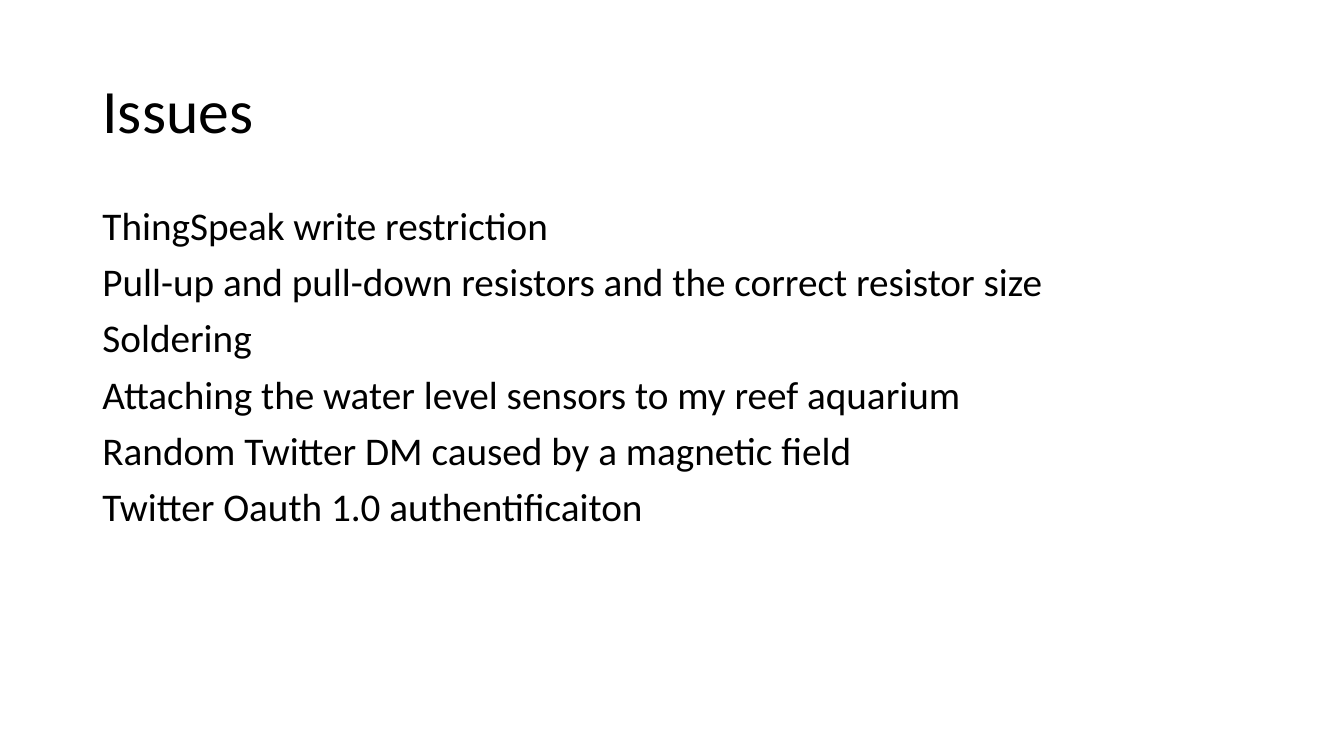
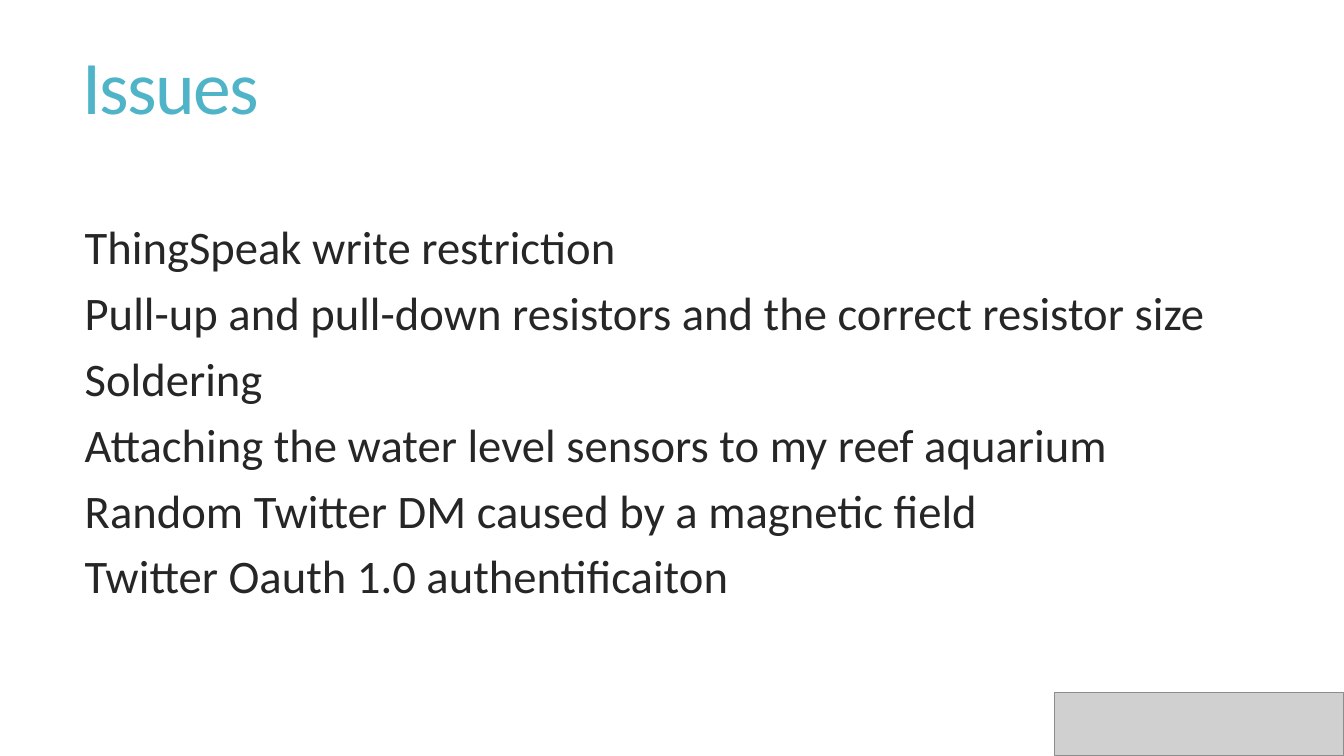
Before and after one commit to fhnw-iot-5ibb1/fhnw-iot-project-raspberryreef, a slide deck: slide 6 of Presentation/RaspberryReef.pptx (slide 5 before the commit). Drawn at 1344x756 pixels with LibreOffice and Linux fonts; fonts in the diff are those of the drawing; grey boxes stand for pictures. Boxes give left, top, right and bottom in pixels: in the first picture for what was removed or moved away, otherwise in the second. Text is boxed around its words. In the diff, an @@ line names an element or a change of style, - is before the commit and + after.

```diff
--- a/Presentation/RaspberryReef.pptx
+++ b/Presentation/RaspberryReef.pptx
@@ title "Issues": place and size @@
-title "Issues" at (102, 93, 253, 134)
+title "Issues" at (83, 65, 260, 115)
@@ title "Issues" at (83, 65, 260, 115): size 44 to 54 pt, text colour #000000 to #50B4C8, letter spacing 0 to -1.2 pt; line spacing 0.9 to 0.85 @@
@@ text "ThingSpeak write restriction": place and size @@
-text "ThingSpeak write restriction" at (102, 212, 1042, 522)
+text "ThingSpeak write restriction" at (85, 231, 1205, 594)
@@ text "ThingSpeak write restriction" at (85, 231, 1205, 594): size 28 to 33.3 pt, text colour #000000 to #262626; line spacing 0.9 to 0.85; more space between paragraphs @@
@@ picture added at (1055, 693, 1344, 755) @@
```
Also in this commit, not shown: 4 other slides changed, 1 slide added, 9 other files.
